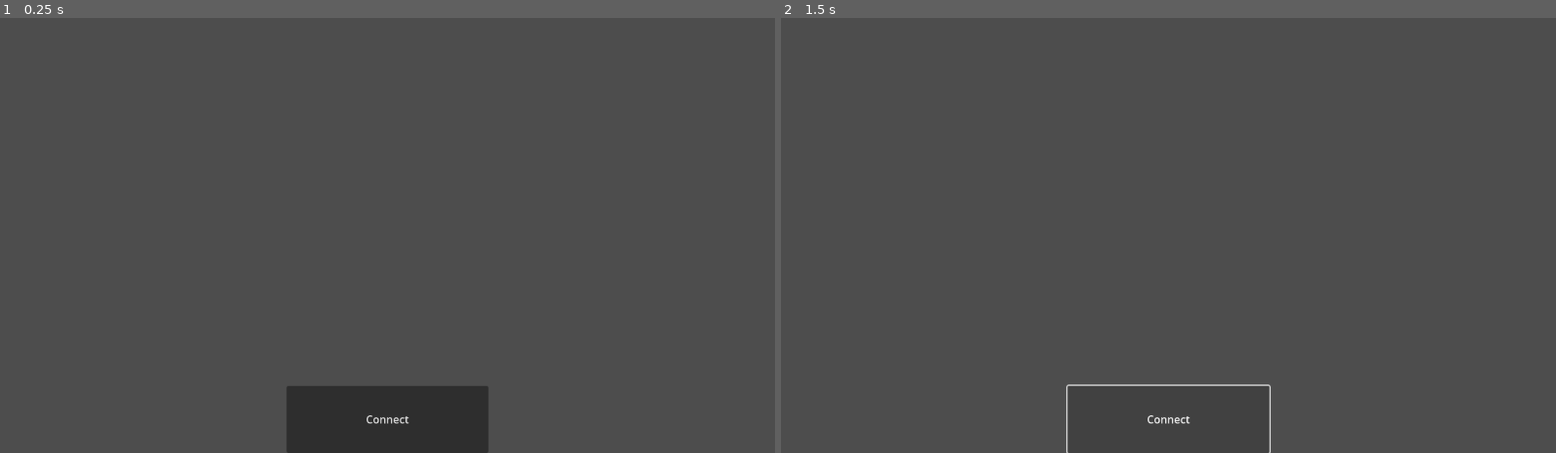
Above: before the commit, frames 1-2 (left to right).
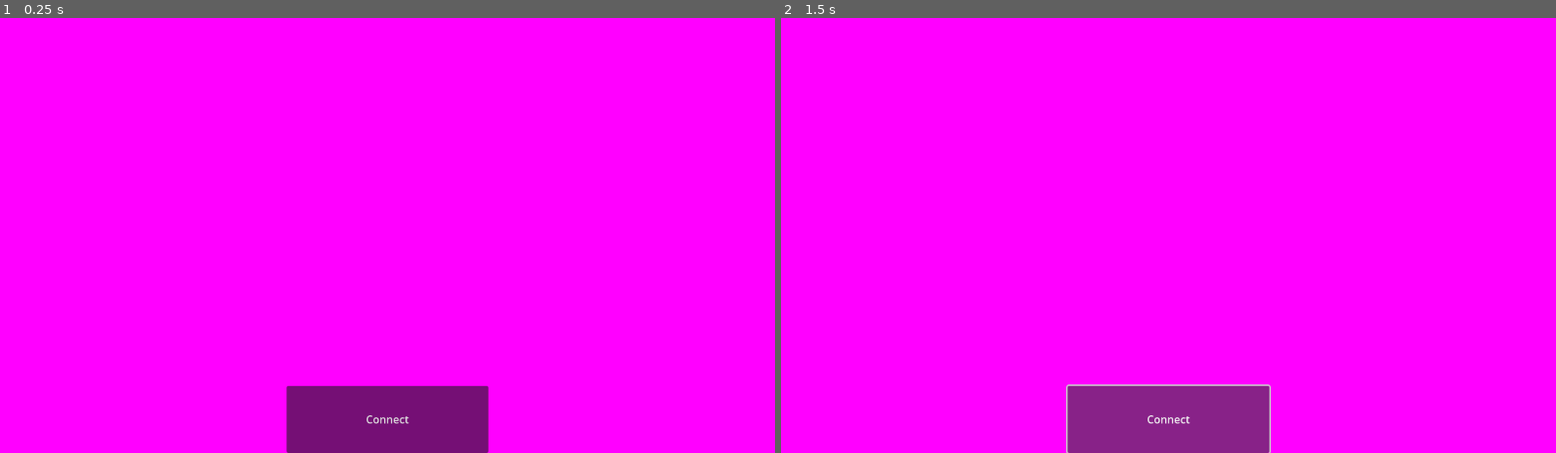
Above: after the commit, the same moments.

Repository: CyberGardenDrone/Application
Game: Godot game, scene res://Content/Scenes/root.tscn
Two runs of this game, one before a commit and one after it. Both use one fixed random seed, a clock stepped at 60 frames per second and the inputs below. Before the commit the project starts from res://Content/menu.tscn.
Inputs:
- Up to frame 1 (0.25 s): no input
- Up to frame 2 (1.5 s): tap Enter at 0.5 s; click "Connect" at 1.25 s

The runs differ from the first frame. In frame 1, 100% of the frame differs, in the area x 0-100%, y 0-100%; in frame 2, 100%.

Commit message:
Шаманство с сервером

Diff:
--- a/Content/menu.tscn
+++ b/Content/Scenes/menu.tscn
@@ -1,4 +1,8 @@
-[gd_scene format=3 uid="uid://cmcbhxxqxlnjj"]
+[gd_scene load_steps=3 format=3 uid="uid://cmcbhxxqxlnjj"]
+
+[ext_resource type="Script" path="res://Content/Scripts/menu.gd" id="1_yhqol"]
+
+[sub_resource type="GradientTexture2D" id="GradientTexture2D_1jdlu"]
 
 [node name="Menu" type="Control"]
 layout_mode = 3
@@ -7,6 +11,12 @@
 anchor_bottom = 1.0
 grow_horizontal = 2
 grow_vertical = 2
+script = ExtResource("1_yhqol")
+
+[node name="Screen" type="Sprite2D" parent="."]
+position = Vector2(576, 324)
+scale = Vector2(18, 10.125)
+texture = SubResource("GradientTexture2D_1jdlu")
 
 [node name="Connect panel" type="Control" parent="."]
 layout_mode = 1
--- /dev/null
+++ b/Content/Scenes/root.tscn
@@ -0,0 +1,13 @@
+[gd_scene load_steps=3 format=3 uid="uid://du8mynn01t7aj"]
+
+[ext_resource type="PackedScene" uid="uid://cmcbhxxqxlnjj" path="res://Content/Scenes/menu.tscn" id="1_1dvv8"]
+[ext_resource type="Script" path="res://Content/Scripts/Server.gd" id="1_nhsnj"]
+
+[node name="root" type="Node"]
+
+[node name="Server" type="Node" parent="."]
+script = ExtResource("1_nhsnj")
+
+[node name="Menu" parent="." instance=ExtResource("1_1dvv8")]
+
+[connection signal="UpdateScreen" from="Server" to="Menu" method="_update_screen"]
--- /dev/null
+++ b/Content/Scripts/Server.gd
@@ -0,0 +1,37 @@
+extends Node
+
+signal UpdateScreen(Sprite : Sprite2D)
+
+@export_category("Server settings")
+@export var port : int = 5858
+
+var Server : UDPServer
+var Menu : Control
+var OutSprite : Sprite2D
+
+# Called when the node enters the scene tree for the first time.
+func _ready():
+
+	#инициализация сервера
+	Server = UDPServer.new()
+	Server.listen(port)
+
+	#кастуем на менюшку
+	Menu = get_node("Menu")
+
+
+# Called every frame. 'delta' is the elapsed time since the previous frame.
+func _process(delta):
+	#получаем пакеты с сервера
+	Server.poll()
+
+	#Проверяем и получаем изображения
+	if Server.is_connection_available():
+		var peer = Server.take_connection()
+		var packet = peer.get_packet()
+		var image = Image.new()
+		image.load_jpg_from_buffer(packet)
+		OutSprite.texture = image
+		UpdateScreen.emit(OutSprite)
+	else:
+		UpdateScreen.emit(null)
--- /dev/null
+++ b/Content/Scripts/menu.gd
@@ -0,0 +1,20 @@
+extends Control
+
+var ScreenViewer : Sprite2D
+
+# Called when the node enters the scene tree for the first time.
+func _ready():
+	ScreenViewer = $Screen
+
+
+# Called every frame. 'delta' is the elapsed time since the previous frame.
+func _process(delta):
+	pass
+
+
+func _update_screen(Sprite):
+	if Sprite != null:
+		ScreenViewer = Sprite
+		print("Что-то пришло")
+	else:
+		printerr("Что-то пошло не так")
--- a/project.godot
+++ b/project.godot
@@ -11,7 +11,7 @@
 [application]
 
 config/name="JammerDrone"
-run/main_scene="res://Content/menu.tscn"
+run/main_scene="res://Content/Scenes/root.tscn"
 config/features=PackedStringArray("4.2", "Mobile")
 config/icon="res://icon.svg"
 
